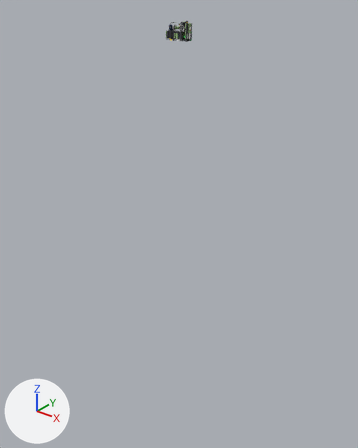
The glTF model computers/src/main/resources/assets/jsc/jsmodels/chain/coil_winder.glb as it was, and as the next commit left it.
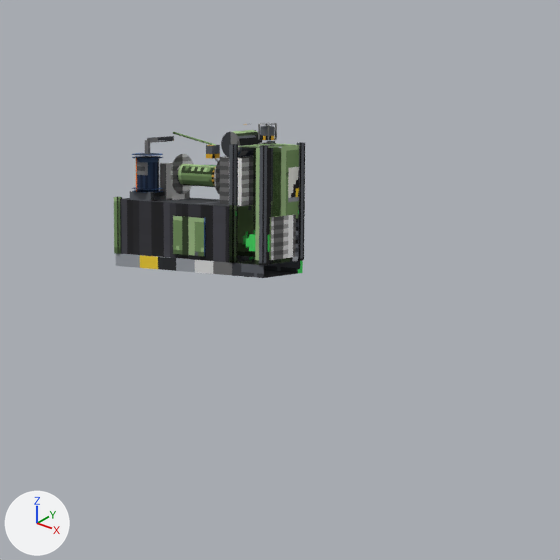
Each version appears first whole from a 50 mm lens placed at (37.6, -48.2, 5.0), pointed at (-2.7, 2.2, -26.2), and next in a close-up on the part from 42% to 63% of the width and 1% to 18% of the height. The axes (+X, +Y, +Z) are drawn at lower left. The lights are the same throughout. The first two pictures are the older version. Where no turn or scale is listed for an object, it has been applied to the vertices. Vertices at exactly the same position are counted once.

In view in the first close-up: 'body', 'body_glow', 'part_4_tint_wire', 'shape_0_tint_wire' and 2 more.
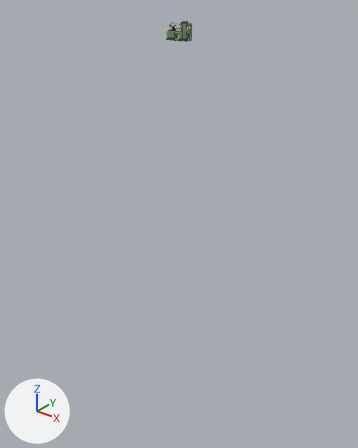
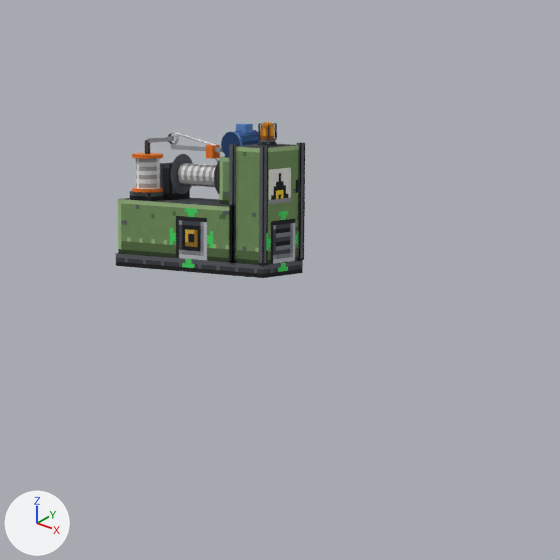
What differs and where, as boxes [x1, y1, x2, y2] in the close-ups (560 x 560 px):
'body', reshaped
    before: [114, 123, 305, 278]
    after: [116, 123, 305, 278]
'body_glow', reshaped
    before: [260, 126, 275, 140]
    after: [170, 122, 298, 272]
part 1 of me_body, deleted (green)
    before: [173, 216, 205, 256]
part 2 of me_body, deleted
    before: [114, 197, 122, 254]
part 3 of me_body, deleted
    before: [269, 214, 296, 260]
part 4 of me_body, surface changed
    both: [116, 123, 303, 278]
part 5 of me_body_glow, added
    after: [170, 208, 298, 272]
part 6 of me_body_glow, surface changed (grey to brown)
    both: [260, 126, 275, 140]
part 7 of me_part_4_tint_wire, surface changed (blue to grey)
    both: [136, 158, 160, 189]
part 8 of me_shape_0_tint_wire, surface changed (green to grey)
    both: [178, 164, 216, 187]

Patch to the scene script:
```diff
--- a/computers/src/main/resources/assets/jsc/jsmodels/chain/coil_winder.glb.py
+++ b/computers/src/main/resources/assets/jsc/jsmodels/chain/coil_winder.glb.py
@@ me_body @@
 # used by ob_body; location = (-2.5, 0.5, -65.0)
-me_body.from_pydata(...)  # 2046 vertices, 1936 faces; spans x -0.02..3.02, y -1.02..0.02, z 64.0..66.21
+me_body.from_pydata(...)  # 2006 vertices, 1876 faces; spans x 0.0..3.02, y -1.02..0.02, z 64.0..66.21
+# me_body part 1: the loose piece of 8 vertices spanning x 1.19..1.81, y -1.0..-0.97, z 64.25..64.81 is deleted
+# me_body part 2: the loose piece of 8 vertices spanning x -0.02..0.08, y -1.02..-0.92, z 64.19..65.03 is deleted
+# me_body part 3: the loose piece of 8 vertices spanning x 2.97..3.0, y -0.81..-0.19, z 64.25..64.88 is deleted
+# me_body part 4: 1846 kept faces spanning x 0.0..3.02, y -1.02..0.02, z 64.0..66.21 get new texture (UV) coordinates
+# other edits to the shape of me_body do not show in these pictures
 me_body.materials.append(mat_coil_winder)
@@ me_body_glow @@
 # used by ob_body_glow; location = (-2.5, 0.5, -65.0)
-me_body_glow.from_pydata(...)  # 256 vertices, 192 faces; spans x 2.562..2.781, y -0.609..-0.391, z 65.963..66.213
+me_body_glow.from_pydata(...)  # 284 vertices, 206 faces; spans x -0.002..3.017, y -1.016..0.0, z 64.0..66.213
+# me_body_glow part 5
+# 22 vertices are added at x -0.002..3.017, y -1.016..0.0, z 64.0..65.906
+# 6 new vertices lie (0.0, 0.0, 0.188) away from vertices in x -0.002..3.001, y -1.002..0.0, z 64.0
+# 14 new faces join them
+# me_body_glow part 6: 192 kept faces spanning x 2.562..2.781, y -0.609..-0.391, z 65.963..66.213 get new texture (UV) coordinates
 me_body_glow.materials.append(mat_coil_winder)
@@ me_part_4_tint_wire @@
 me_part_4_tint_wire.from_pydata(...)  # 84 vertices, 56 faces; spans x -0.184..0.184, y -0.187..0.187, z -0.25..0.25
 # used by ob_part_4_tint_wire; location = (-2.03, -0.25, 0.38)
+# me_part_4_tint_wire part 7: texture (UV) coordinates of 56 of 56 faces, centred in x -0.183..0.183, y -0.182..0.182, z -0.083..0.083, changed; they spanned u 0.4..0.83, v 0.49..0.52 and now span u 0.0..0.99, v 0.44..0.52
 me_part_4_tint_wire.materials.append(mat_coil_winder)
@@ me_shape_0_tint_wire @@
 me_shape_0_tint_wire.from_pydata(...)  # 84 vertices, 56 faces; spans x 0.906..1.719, y -0.538..-0.213, z 65.217..65.533
 # used by ob_shape_0_tint_wire; location = (-2.5, 0.5, -65.0)
+# me_shape_0_tint_wire part 8: texture (UV) coordinates of 56 of 56 faces, centred in x 1.177..1.448, y -0.532..-0.218, z 65.217..65.533, changed; they spanned u 0.0..0.98, v 0.76..0.88 and now span u 0.36..0.76, v 0.76..0.81
 me_shape_0_tint_wire.materials.append(mat_coil_winder)
```
